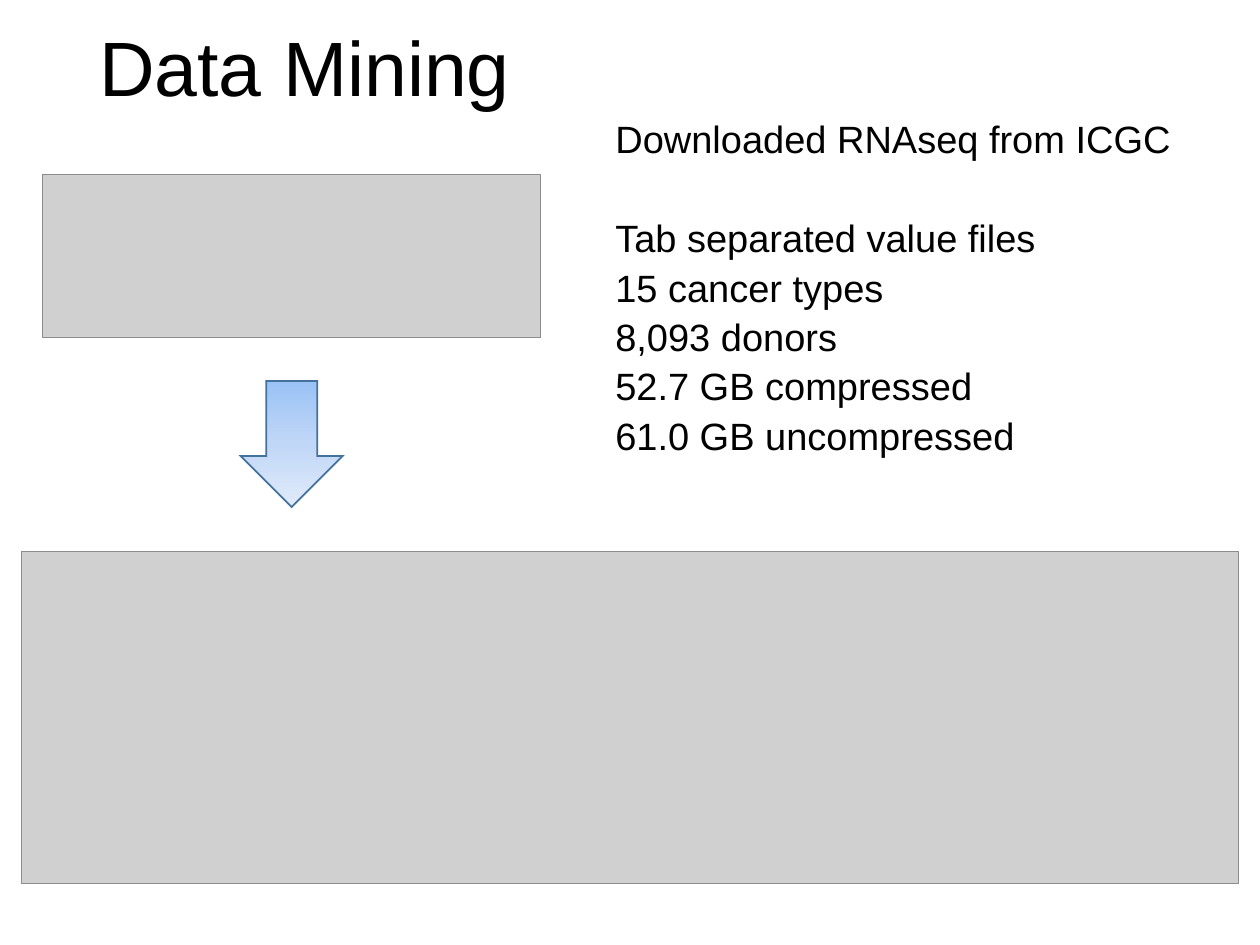
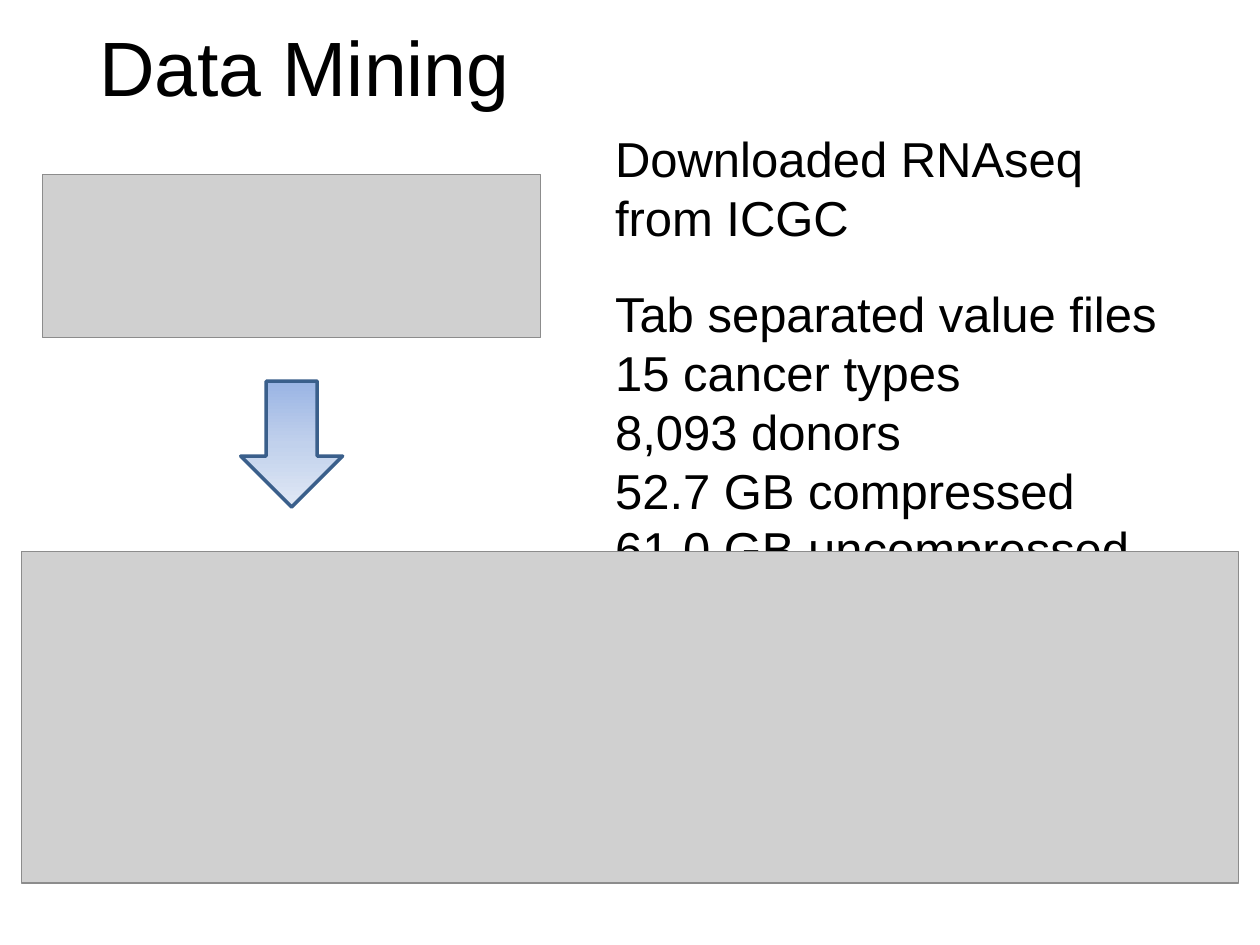
Before and after one commit to dr-artio/CancerClassifier, a slide deck: slide 5 of Powerpoint/ProjectPresentation_Draft.pptx. Drawn at 1260x945 pixels with LibreOffice and Linux fonts; fonts in the diff are those of the drawing; grey boxes stand for pictures. Boxes give left, top, right and bottom in pixels: in the first picture for what was removed or moved away, otherwise in the second. Text is boxed around its words. In the diff, an @@ line names an element or a change of style, - is before the commit and + after.

```diff
--- a/Powerpoint/ProjectPresentation_Draft.pptx
+++ b/Powerpoint/ProjectPresentation_Draft.pptx
@@ text "Downloaded RNAseq from ICGC" at (x1=615, y1=141, x2=1156, y2=552): size 21.7 to 28 pt; line spacing 0.7 to 1; less space between paragraphs @@
@@ down arrow at (x1=241, y1=381, x2=343, y2=507): fill gradient #9AC3F5 to #C2D8F8 to #E1EBFB to gradient #9AB5E4 to #C2D1ED to #E1E8F5; outline #43739E 1 pt to #3A5F8C 2 pt; proportions changed @@
```
Also in this commit, not shown: 14 other slides changed, 2 slides added, 1 slide removed.
